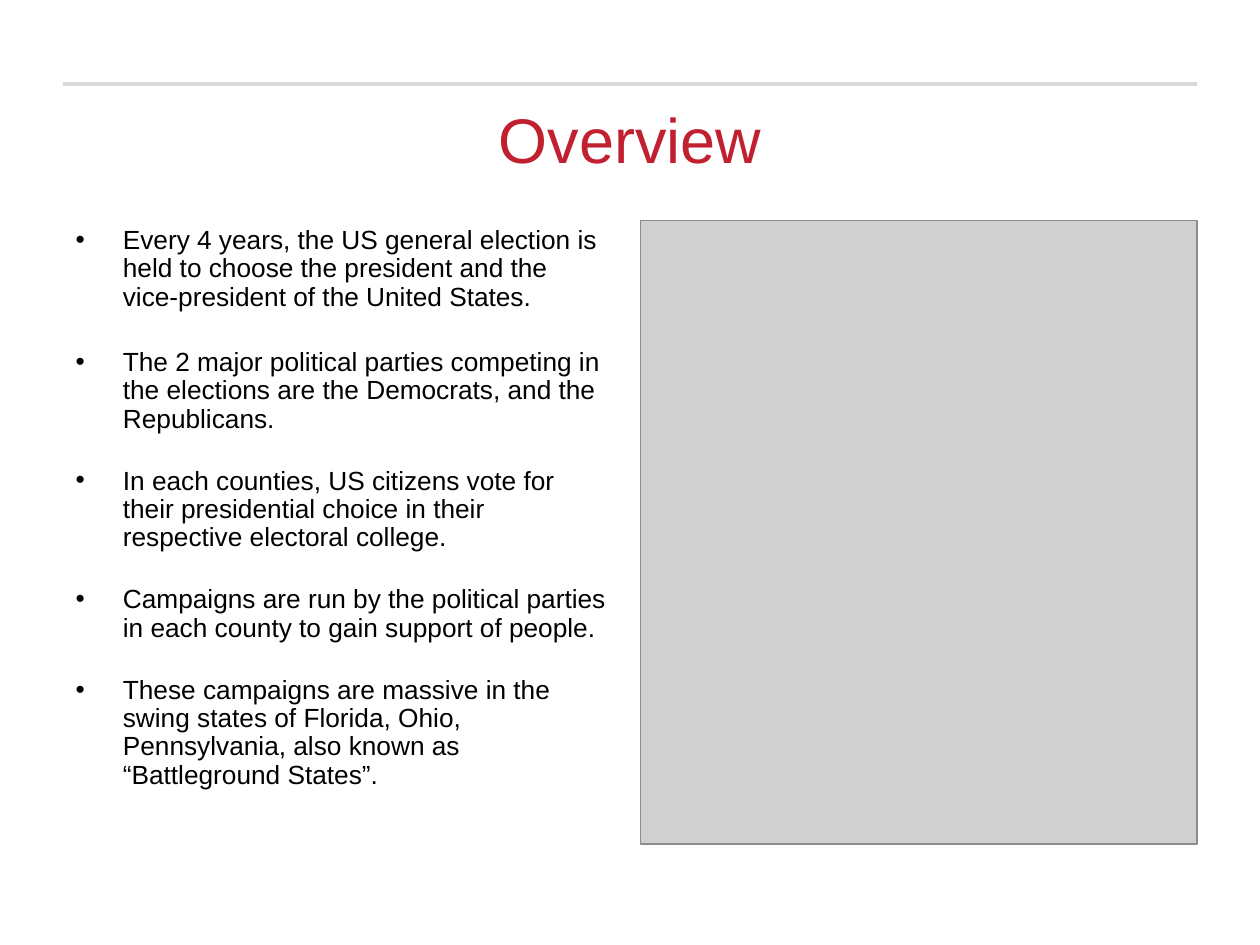
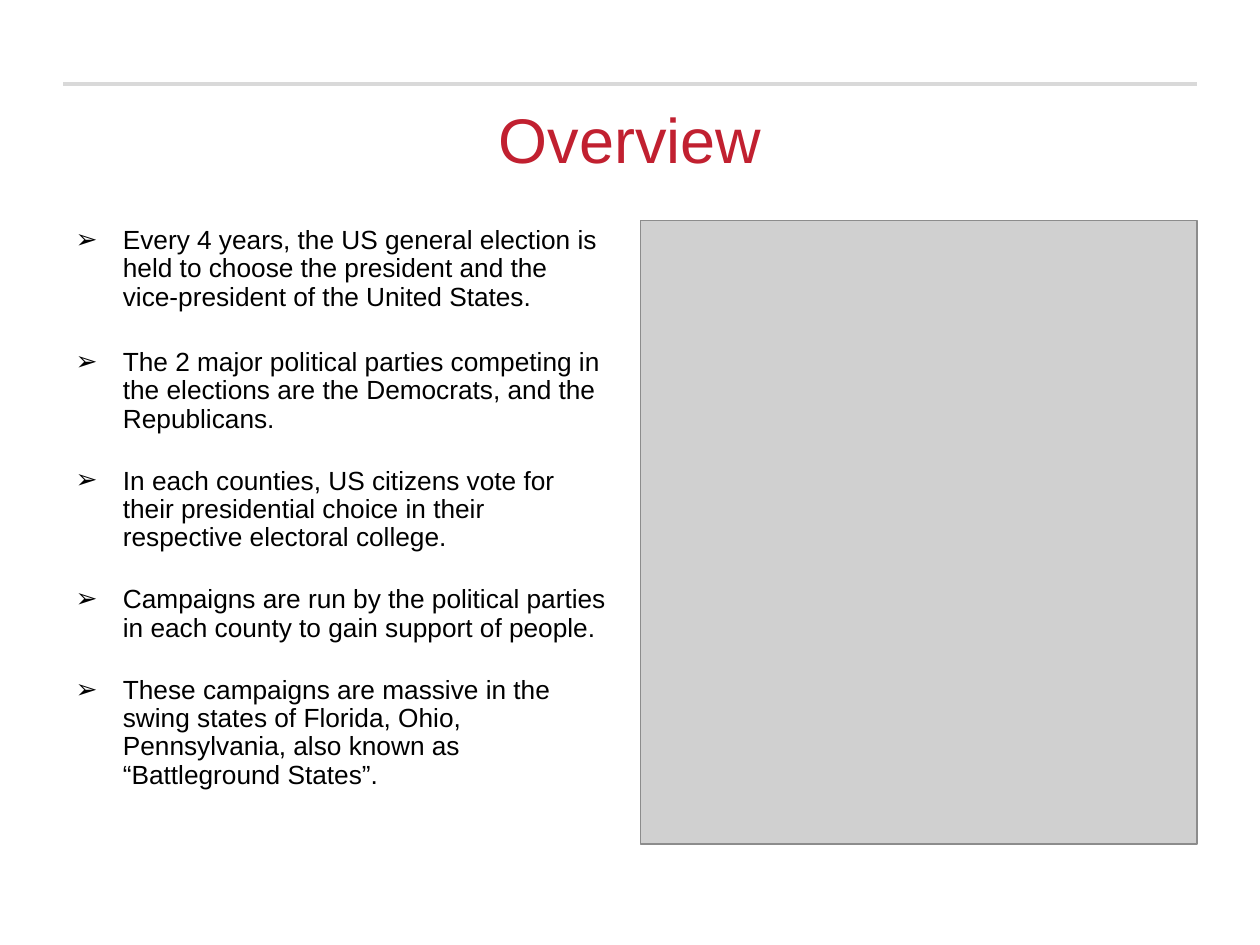
Before and after one commit to rajakash31/Presidential_Election_2016_Classification, a slide deck: slide 3 of Final Submission/Presidential Election Analysis_Final.pptx. Drawn at 1260x945 pixels with LibreOffice and Linux fonts; fonts in the diff are those of the drawing; grey boxes stand for pictures; background and template pictures are left out. Boxes give left, top, right and bottom in pixels: in the first picture for what was removed or moved away, otherwise in the second. Text is boxed around its words. In the diff, an @@ line names an element or a change of style, - is before the commit and + after.

```diff
--- a/Final Submission/Presidential Election Analysis_Final.pptx
+++ b/Final Submission/Presidential Election Analysis_Final.pptx
@@ text "Every 4 years, the US ..." at (123, 230, 606, 789): bullet • to ➢ @@
```
Also in this commit, not shown: 2 other slides changed, 5 slides added, 2 slides removed, 7 other files.
